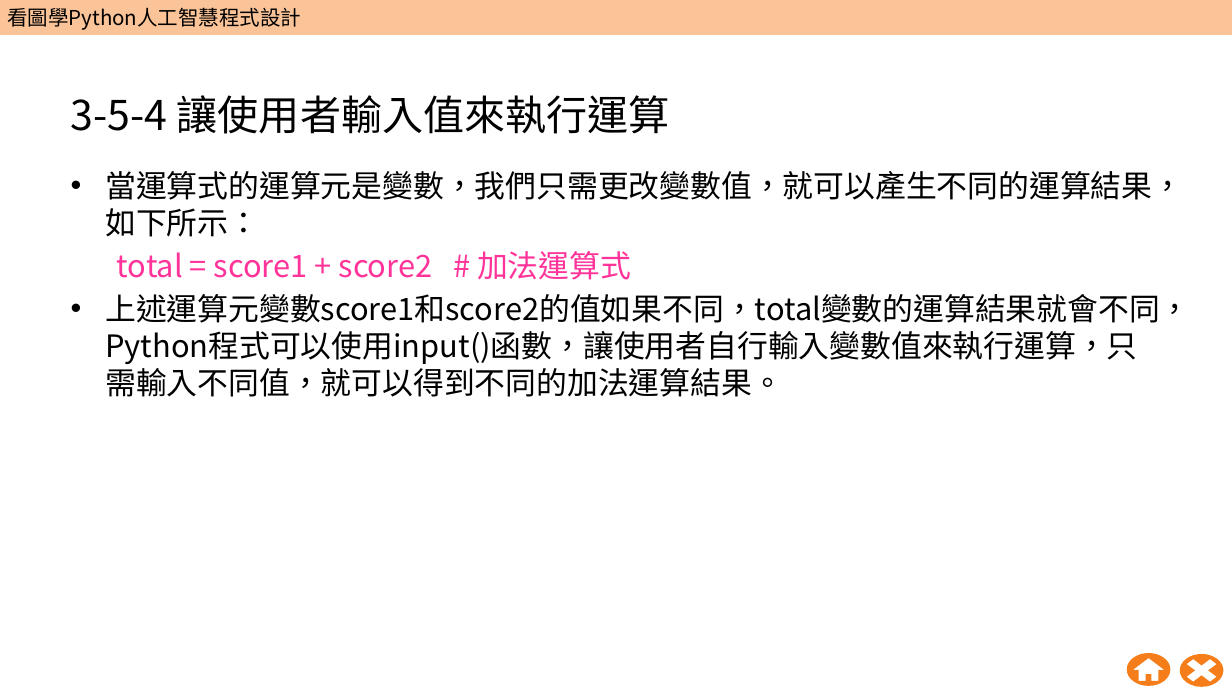
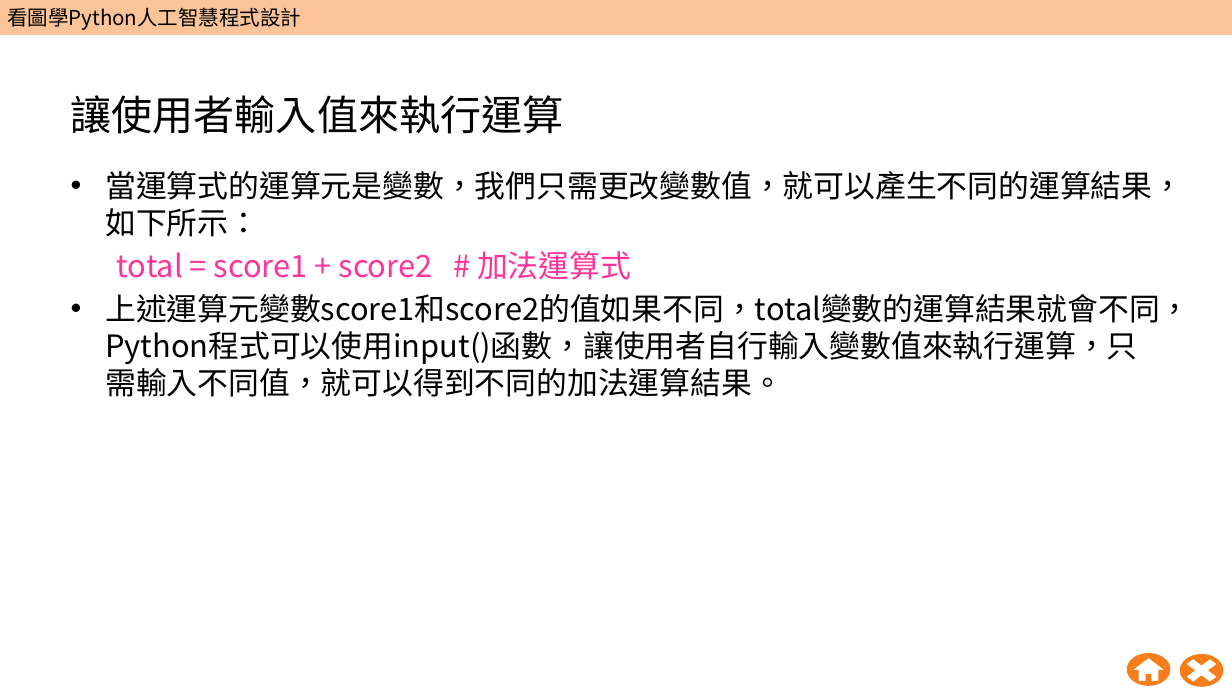
Before and after one commit to wangsungwen/Python-Artificial-Intelligence-Instruction, a slide deck: slide 63 of 五週Python人工智慧教學包/第1週/W01_教學簡報.pptx (slide 57 before the commit). Drawn at 1232x693 pixels with LibreOffice and Linux fonts; fonts in the diff are those of the drawing; background and template pictures are left out. Boxes give left, top, right and bottom in pixels: in the first picture for what was removed or moved away, otherwise in the second. Text is boxed around its words. In the diff, an @@ line names an element or a change of style, - is before the commit and + after.

```diff
--- a/五週Python人工智慧教學包/第1週/W01_教學簡報.pptx
+++ b/五週Python人工智慧教學包/第1週/W01_教學簡報.pptx
@@ title at (71, 95, 564, 134): text changed @@
-3-5-4 讓使用者輸入值來執行運算
+讓使用者輸入值來執行運算
```
Also in this commit, not shown: 17 other slides changed, 8 slides added.
